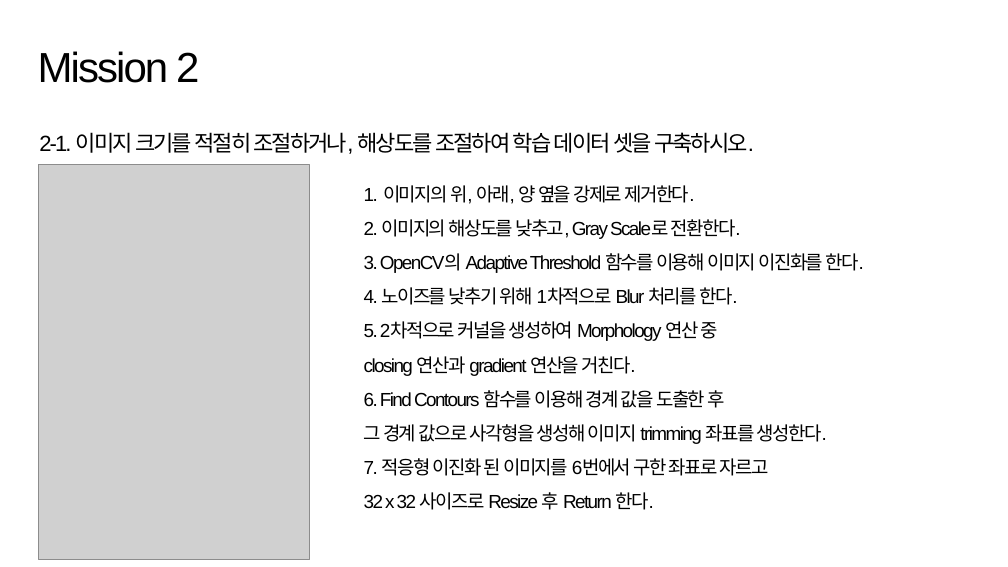
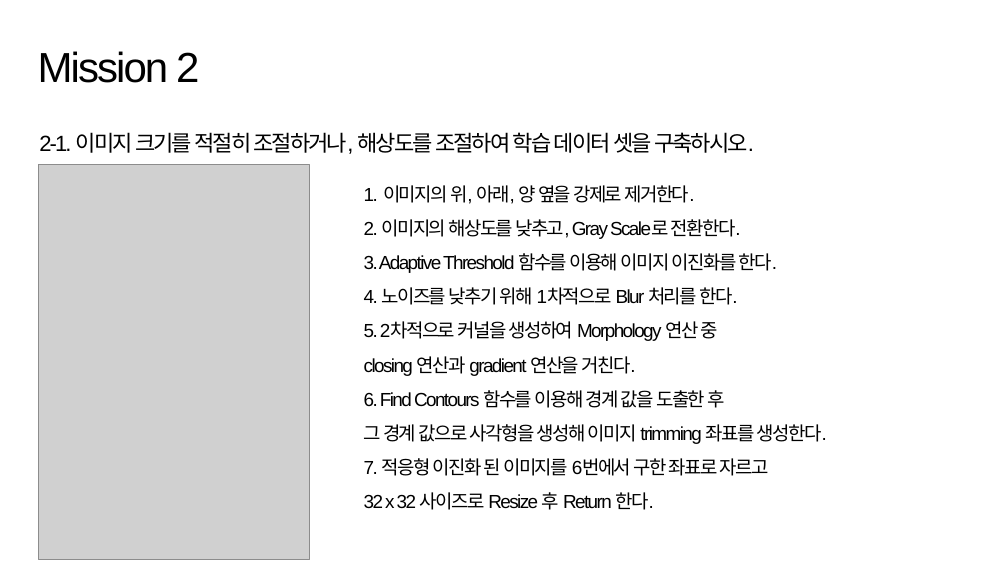
Before and after one commit to suk-6/22-dcc, a slide deck: slide 9 of 춘식이 발표자료.pptx. Drawn at 1008x567 pixels with LibreOffice and Linux fonts; fonts in the diff are those of the drawing; grey boxes stand for pictures; background and template pictures are left out. Boxes give left, top, right and bottom in pixels: in the first picture for what was removed or moved away, otherwise in the second. Text is boxed around its words. In the diff, an @@ line names an element or a change of style, - is before the commit and + after.

```diff
--- a/춘식이 발표자료.pptx
+++ b/춘식이 발표자료.pptx
@@ text at (364,253,777,273): text changed @@
-3. OpenCV의 Adaptive Threshold 함수를 이용해 이미지 이진화를 한다.
+3. Adaptive Threshold 함수를 이용해 이미지 이진화를 한다.
```
Also in this commit, not shown: 2 other slides changed.
